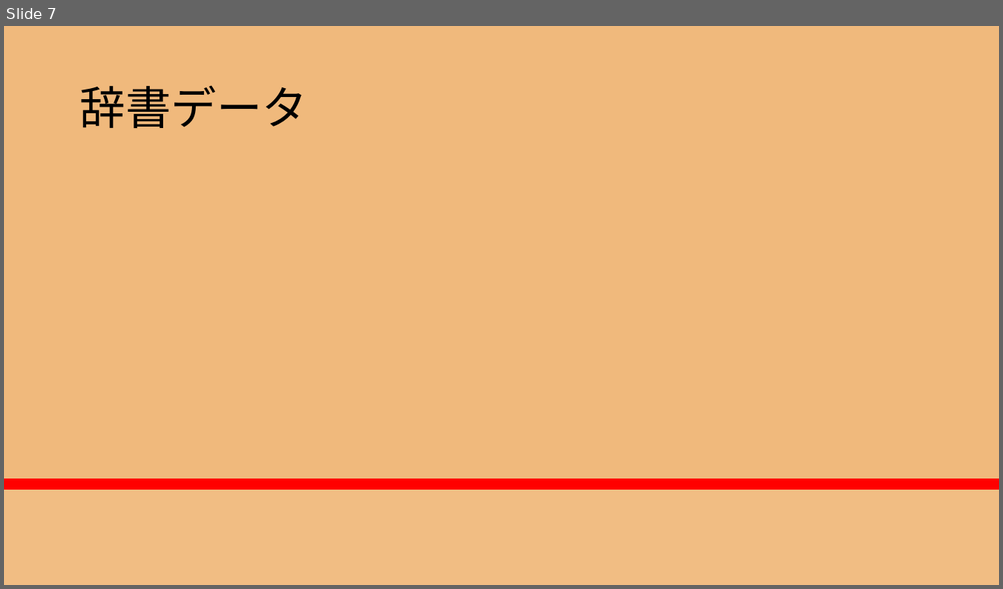
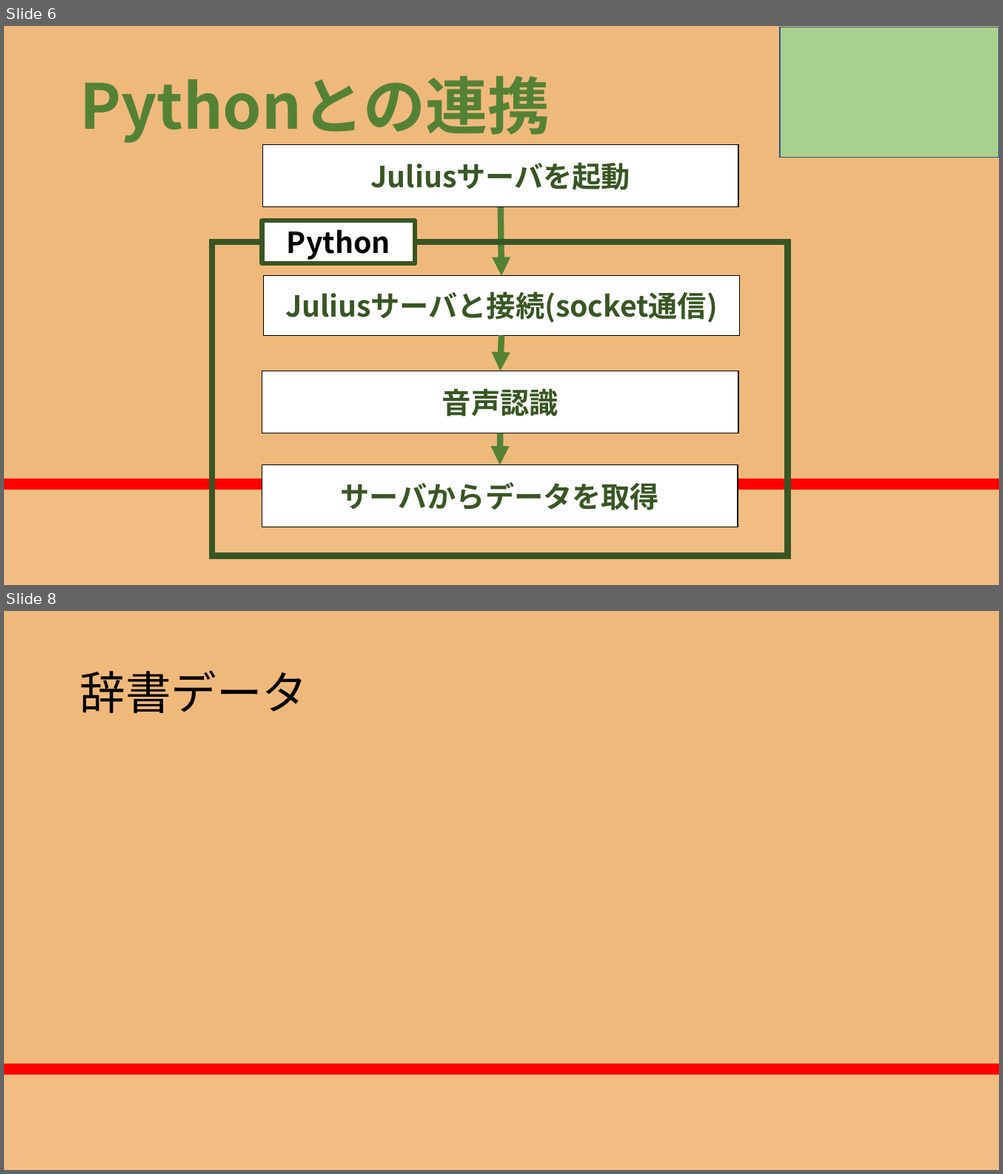
Before and after one commit to RikiishiSuzunosuke/AIspeaker_yosie, a slide deck: presentation/AIスピーカー開発_3_main.pptx. Shown one above the other, each under a label of ours: slide 7 before the commit, slides 6 and 8 after it; the slides between them are not shown. The pictures are 1003x589 and 1003x1174 pixels, drawn with LibreOffice and Linux fonts; fonts in the diff are those of the drawing. Boxes give left, top, right and bottom in pixels: in the first picture for what was removed or moved away, otherwise in the second. Text is boxed around its words. In the diff, an @@ line names an element or a change of style, - is before the commit and + after.

```diff
--- a/presentation/AIスピーカー開発_3_main.pptx
+++ b/presentation/AIスピーカー開発_3_main.pptx
@@ slide 6 added at [4,26,999,585], background gradient #F0B97C to #FF0000 to #F86446 to #F1BD83 @@
@@ rectangle added at [780,27,999,157], fill #A9D18E, outline #325491 1 pt @@
@@ title added at [79,76,549,143], 60 pt, text #548235, bold @@
+Pythonとの連携
@@ rectangle added at [263,144,739,207], fill #FFFFFF, outline #000000 1 pt, 28 pt, text #385723, bold @@
+Juliusサーバを起動
@@ rectangle added at [262,221,415,264], fill #FFFFFF, outline #385723 4.5 pt, 28 pt, text #000000, bold @@
+Python
@@ arrow added from (500, 207) to (502, 276), #548235 6 pt @@
@@ rectangle added at [212,242,788,557], outline #385723 6 pt @@
@@ rectangle added at [263,276,739,335], fill #FFFFFF, outline #000000 1 pt, 28 pt, text #385723, bold @@
+Juliusサーバと接続(socket通信)
@@ arrow added from (502, 335) to (500, 372), #548235 6 pt @@
@@ rectangle added at [262,372,738,434], fill #FFFFFF, outline #000000 1 pt, 28 pt, text #385723, bold @@
+音声認識
@@ arrow added from (500, 434) to (499, 466), #548235 6 pt @@
@@ rectangle added at [262,466,738,528], fill #FFFFFF, outline #000000 1 pt, 28 pt, text #385723, bold @@
+サーバからデータを取得
@@ what was slide 7 is now slide 8 @@
```
Also in this commit, not shown: 5 slides changed, 4 other slides added, 2 slides removed, 2 other files.
